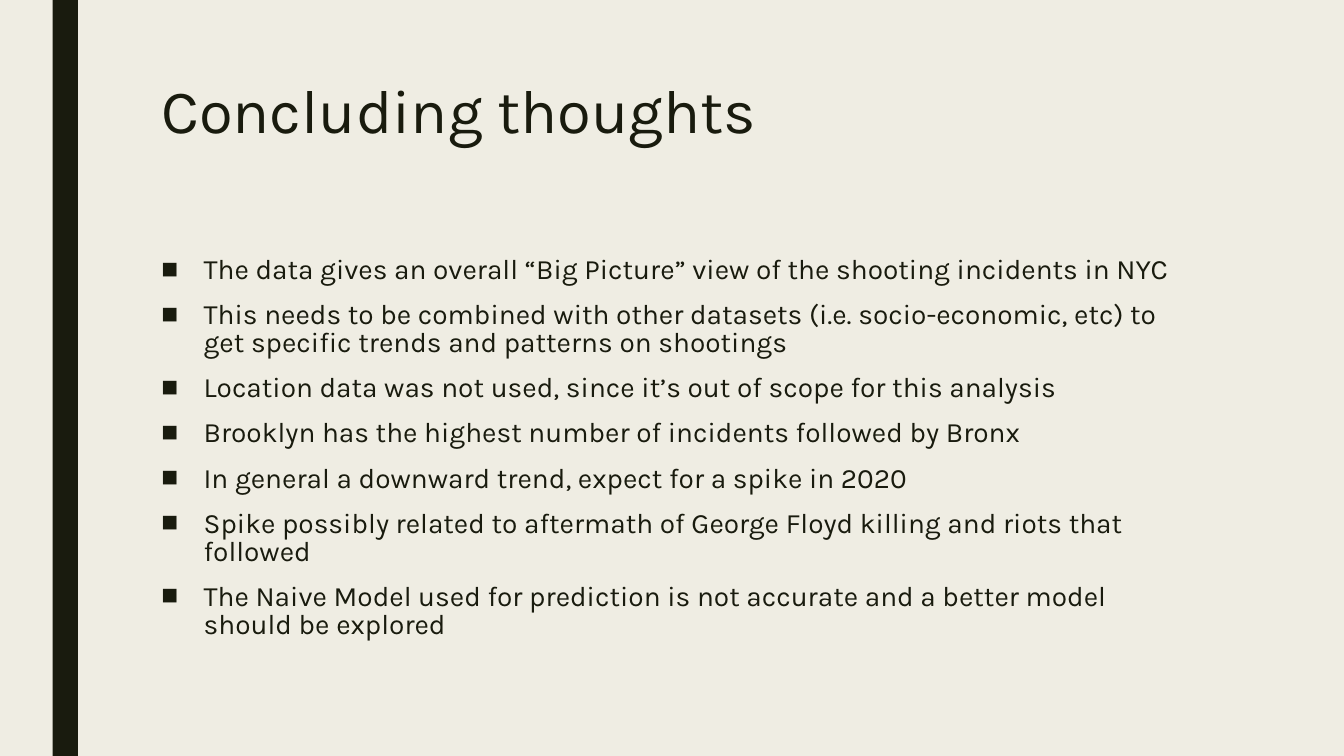
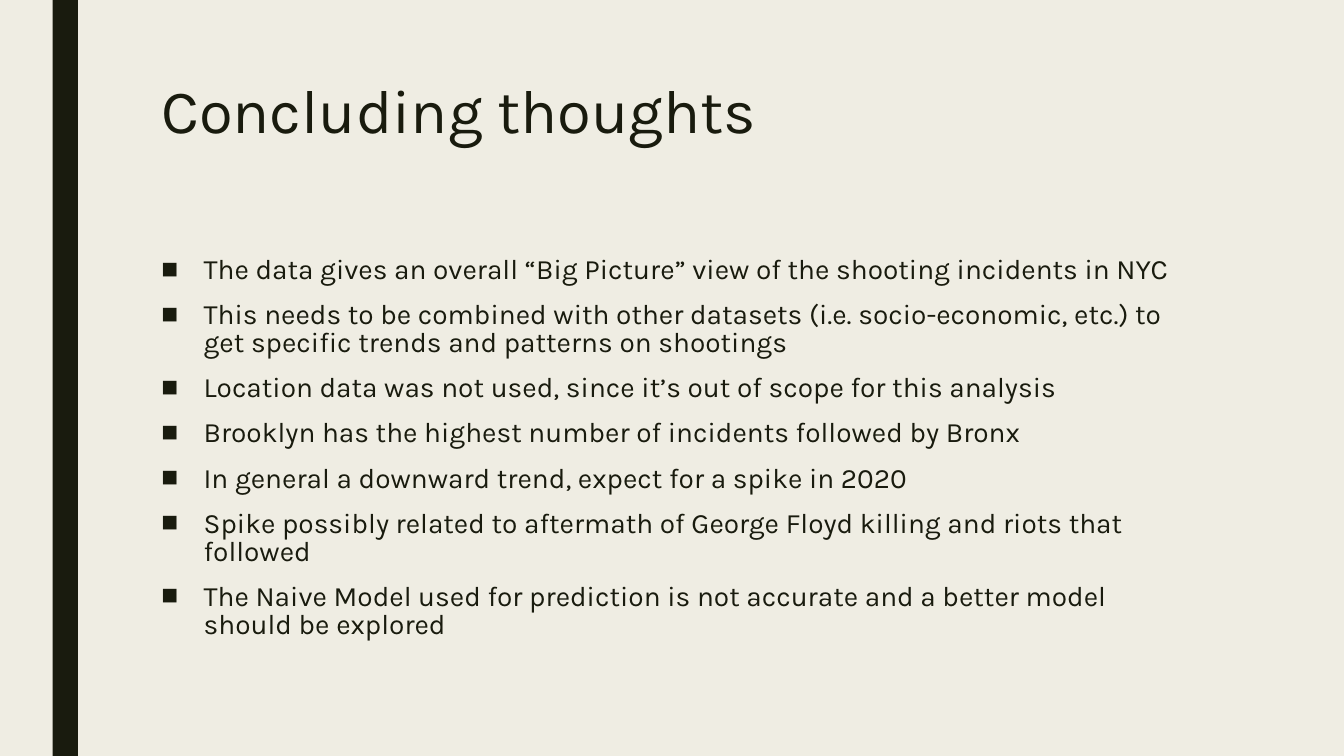
Before and after one commit to chirayuparikh/CU_DS_Files, a slide deck: slide 8 of NYPD_Slid.pptx. Drawn at 1344x756 pixels with LibreOffice and Linux fonts; fonts in the diff are those of the drawing. Boxes give left, top, right and bottom in pixels: in the first picture for what was removed or moved away, otherwise in the second. Text is boxed around its words. In the diff, an @@ line names an element or a change of style, - is before the commit and + after.

Commit message:
Correcting typo in ppt file

```diff
--- a/NYPD_Slid.pptx
+++ b/NYPD_Slid.pptx
@@ text at [204, 304, 1161, 359]: text changed @@
-■ This needs to be combined with other datasets (i.e. socio-economic, etc) to get specific trends and patterns on shootings
+■ This needs to be combined with other datasets (i.e. socio-economic, etc.) to get specific trends and patterns on shootings
```
Also in this commit, not shown: 3 other slides changed.
